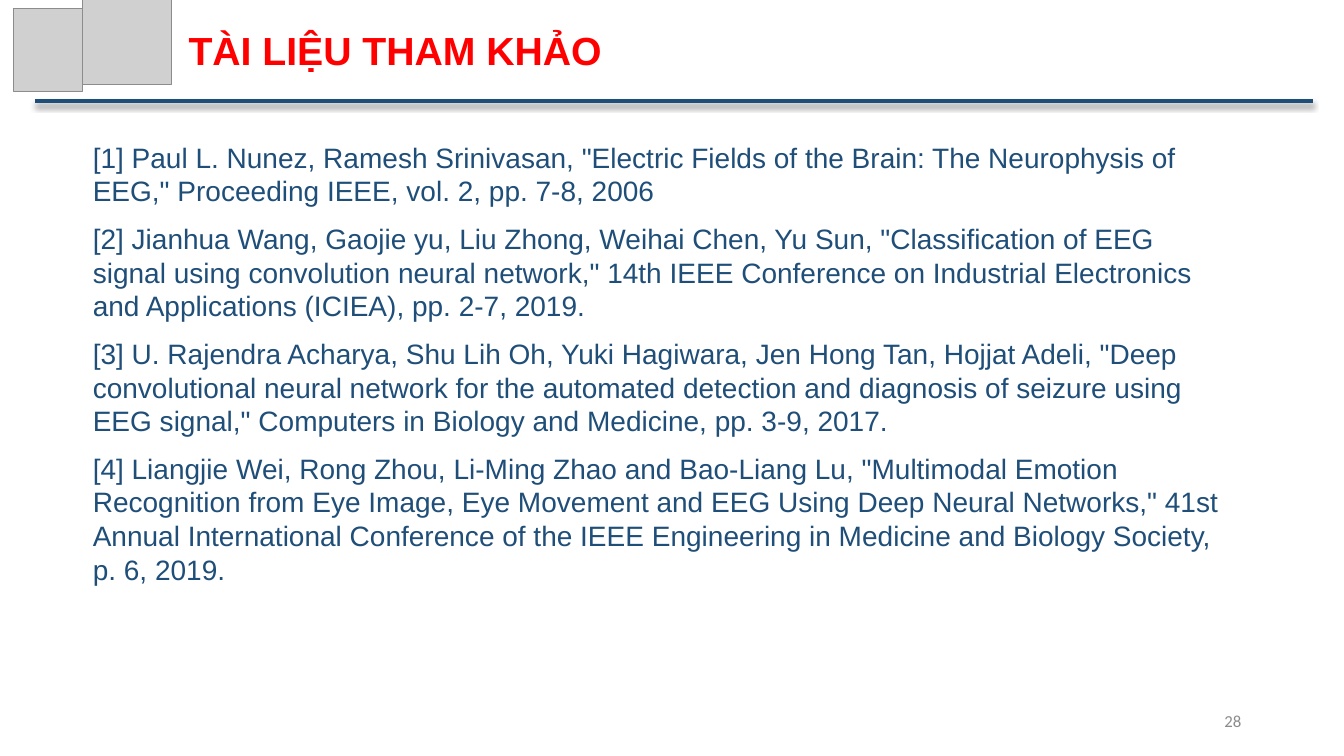
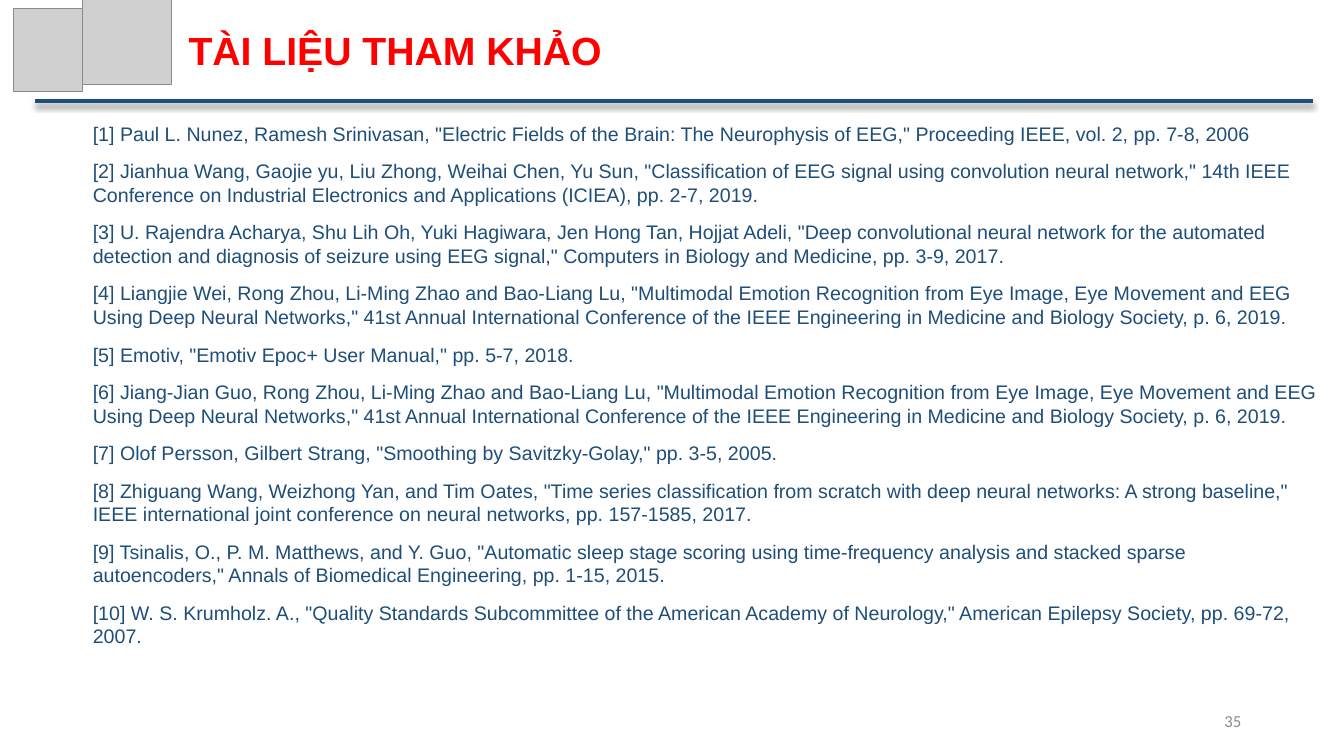
Before and after one commit to ThuTrongNguyen/Thesis, a slide deck: slide 35 of SlideBaoCao_NguyenTrongThu.pptx (slide 28 before the commit). Drawn at 1344x756 pixels with LibreOffice and Linux fonts; fonts in the diff are those of the drawing; grey boxes stand for pictures. Boxes give left, top, right and bottom in pixels: in the first picture for what was removed or moved away, otherwise in the second. Text is boxed around its words. In the diff, an @@ line names an element or a change of style, - is before the commit and + after.

```diff
--- a/SlideBaoCao_NguyenTrongThu.pptx
+++ b/SlideBaoCao_NguyenTrongThu.pptx
@@ text "[1] Paul L. Nunez, Ramesh ...": place and size @@
-text "[1] Paul L. Nunez, Ramesh ..." at bbox=[93, 147, 1218, 585]
+text "[1] Paul L. Nunez, Ramesh ..." at bbox=[93, 126, 1315, 643]
@@ text at bbox=[93, 126, 1290, 328]: size 20 to 14 pt in "[1] Paul L. Nunez, Ramesh Srinivasan, "Electric ...", "[2] Jianhua Wang, Gaojie yu, Liu Zhong, ...", "[3] U. Rajendra Acharya, Shu Lih Oh, ...", "[4] Liangjie Wei, Rong Zhou, Li-Ming Zhao ..." @@
@@ text at bbox=[93, 347, 1315, 643]: paragraphs added @@
+[5] Emotiv, "Emotiv Epoc+ User Manual," pp. 5-7, 2018.
+[6] Jiang-Jian Guo, Rong Zhou, Li-Ming Zhao and Bao-Liang Lu, "Multimodal Emotion Recognition from Eye Image, Eye Movement and EEG Using Deep Neural Networks," 41st Annual International Conference of the IEEE Engineering in Medicine and Biology Society, p. 6, 2019.
+[7] Olof Persson, Gilbert Strang, "Smoothing by Savitzky-Golay," pp. 3-5, 2005.
+[8] Zhiguang Wang, Weizhong Yan, and Tim Oates, "Time series classification from scratch with deep neural networks: A strong baseline," IEEE international joint conference on neural networks, pp. 157-1585, 2017.
+[9] Tsinalis, O., P. M. Matthews, and Y. Guo, "Automatic sleep stage scoring using time-frequency analysis and stacked sparse autoencoders," Annals of Biomedical Engineering, pp. 1-15, 2015.
+[10] W. S. Krumholz. A., "Quality Standards Subcommittee of the American Academy of Neurology," American Epilepsy Society, pp. 69-72, 2007.
@@ page number at bbox=[1224, 716, 1241, 727]: text changed @@
-28
+35
```
Also in this commit, not shown: 13 other slides changed, 7 slides added.
